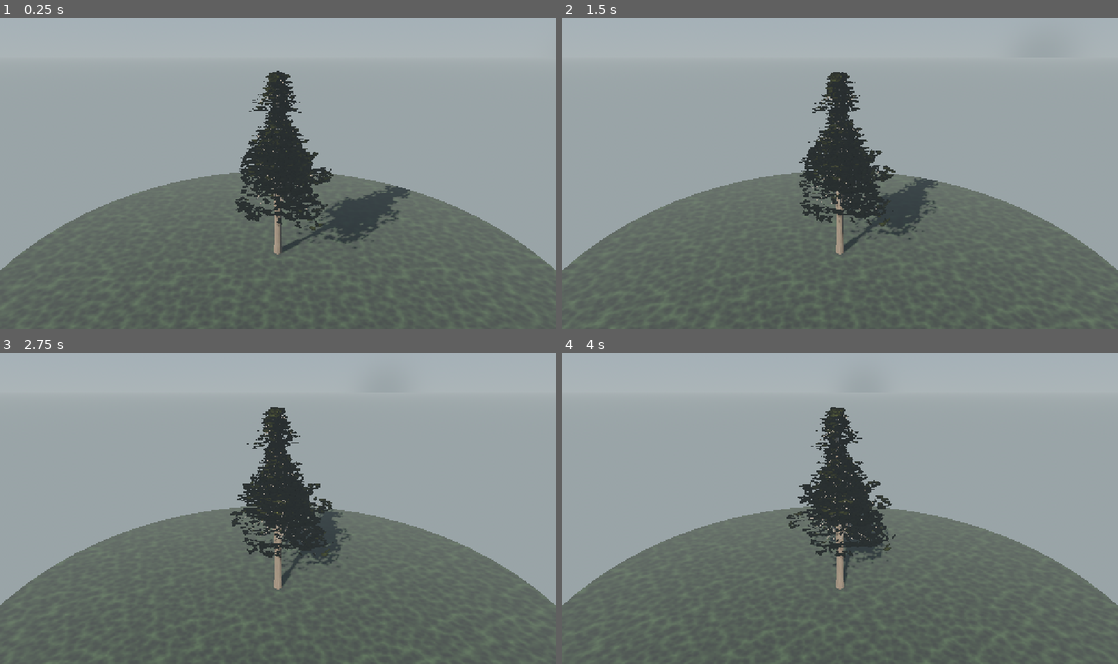
Above: before the commit, frames 1-4 (two rows, left to right).
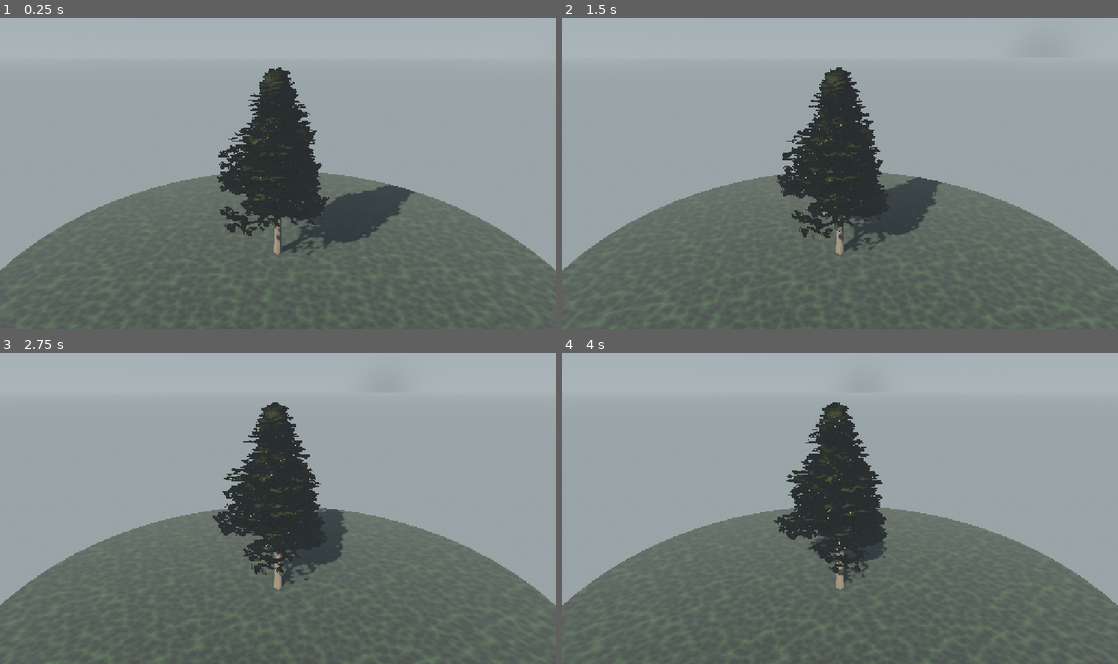
Above: after the commit, the same moments.

Repository: mehmetdem2005/Acik-dunya_oyun
Game: Godot game, scene res://scenes/world/pine_tree_scene.tscn
Two runs of this game, one before a commit and one after it. Both use one fixed random seed, a clock stepped at 60 frames per second and the inputs below. This scene is started directly instead of the project's main scene.
Inputs (mouse positions are in pixels of both pictures, inside the frame that each line leads up to):
- Up to frame 1 (0.25 s): no input
- Up to frame 2 (1.5 s): move the mouse to (962, 157) at 0.52 s; hold D 0.53-1.25 s; hold Shift 0.53-1.25 s; click (962, 157) at 0.67 s; tap Space at 0.77 s; drag from (728, 189) to (812, 235) at 1.27 s
- Up to frame 3 (2.75 s): move the mouse to (333, 440) at 2.02 s; hold D from 2.03 s (still down); hold Shift from 2.03 s (still down)
- Up to frame 4 (4 s): release D at 2.75 s; release Shift at 2.75 s; drag from (812, 570) to (673, 461) at 2.77 s; move the mouse to (1006, 555) at 3.52 s; hold A from 3.53 s (still down); hold Shift from 3.53 s (still down); tap Space at 3.77 s

The runs differ from the first frame. In frame 1, 3.4% of the frame differs, in the area x 39-75%, y 15-77%; in frame 2, 3.2%; in frame 3, 2.9%; in frame 4, 2.5%.

Commit message:
Self-render iterasyon C1-C2: dolgun/geniş/katmanlı taç + perf bütçesi
Godot'u kurup kendim render edip referansla kıyaslayarak iterasyon:
- Olgun preset patikliği azaltıldı (prune 0.30->0.12, dry 0.16->0.05,
  broken 0.08->0.03) -> dolu taç, yamalı/ölü değil.
- Profil pow(.,0.9)->pow(.,0.72)*~ + boy*1.12 -> geniş alt-orta tier.
- İğne: kart büyüdü (1.05+0.55fr), kapsama dengelendi (tüylü küme),
  whorl tier'leri ayrıldı (height*0.72, 5-8) -> katmanlı raf görünümü,
  alt sürgün sweep'i artırıldı (grav 0.40+0.7).
Üçgen ~42k (bütçe 150k -> bol perf). .godot/ + _shot.gd gitignore.

https://claude.ai/code/session_01SAupt6yXBr9DzE6Ykd1e1F

Diff:
--- a/mouse_open_world_clean_project/scripts/world/pine/pine_mesh.gd
+++ b/mouse_open_world_clean_project/scripts/world/pine/pine_mesh.gd
@@ -48,12 +48,12 @@
 				has_branch = true
 				# Kuru dal iğne taşımaz (yalnız odun çizilir).
 				if not bool(stem.get("dry", false)):
-					_sprigs(leaf, stem, nlen * 0.34, 1, light_bias)
+					_sprigs(leaf, stem, nlen * 0.42, 1, light_bias)
 		elif lvl == 2:
 			if lvl2_wood and not bool(stem.get("is_tip", false)):
 				_tube(branch, stem, maxi(3, int(sides / 4.0)), empty, 0.0, cfg)
 				has_branch = true
-			_sprigs(leaf, stem, nlen * 0.32, 2, light_bias)
+			_sprigs(leaf, stem, nlen * 0.40, 2, light_bias)
 		elif lvl == 3:
 			_sprigs(leaf, stem, nlen * 0.16, 3, light_bias)
 
@@ -187,17 +187,18 @@
 	var tip_full: bool = bool(stem.get("is_tip", false))
 	# İç kısım hafif çıplak, iğne dışta yoğun. Uç frond'lar TAM dolu
 	# (kel bırakma) -> taç dolgun, referans gibi.
-	var r0: float = lerp(0.28, 0.42, age)
-	var r1: float = lerp(0.55, 0.78, age)
+	# Açık/tüylü taç: iç boş, iğne dış ~%40'ta yuvarlak küme (uç=tam).
+	var r0: float = lerp(0.34, 0.50, age)
+	var r1: float = lerp(0.66, 0.86, age)
 	if lvl == 1:
-		r0 = lerp(0.24, 0.40, age)
-		r1 = lerp(0.60, 0.82, age)
+		r0 = lerp(0.40, 0.56, age)
+		r1 = lerp(0.74, 0.92, age)
 	# Seviye-bazlı rüzgâr flex'i (gövde 0 -> iğne ucu en çok).
 	var flex: float = 0.6
 	if lvl == 3:
 		flex = 1.0
 	var sun := Vector3(0.6, 0.0, 0.32).normalized()
-	var step := maxf(size * 0.42, 0.03)
+	var step := maxf(size * 0.32, 0.026)
 	var carry := 0.0
 	var idx := 0
 	for k in range(n - 1):
@@ -228,7 +229,7 @@
 					rt = rt.normalized()
 					# Renk: uca doğru taze açık yeşil, içte koyu/mat.
 					var shade: float = clampf(lerp(0.62, 1.14, fr) * tint, 0.48, 1.25)
-					_card(st, c, up * (size * (0.90 + 0.55 * fr)), rt * (size * (0.90 + 0.55 * fr) * 0.66), shade, flex, idx % 25)
+					_card(st, c, up * (size * (1.05 + 0.55 * fr)), rt * (size * (1.05 + 0.55 * fr) * 0.66), shade, flex, idx % 25)
 			# Uca doğru sıklaş; ışık yönüne göre asimetri.
 			var dstep := step / maxf(dens, 0.10)
 			if light_bias > 0.0:
--- a/mouse_open_world_clean_project/scripts/world/pine/pine_skeleton.gd
+++ b/mouse_open_world_clean_project/scripts/world/pine/pine_skeleton.gd
@@ -70,7 +70,7 @@
 	var dal_seg: int = int(cfg.get("dal_segment", 10))
 	var dal_yay: float = float(cfg.get("dal_yay", 0.16))
 	# Daha seyrek, belirgin whorl katmanları (açık koni silüet).
-	var tier_count: int = clampi(int(round(height * 0.95 / whorl_gap)), 6, 10)
+	var tier_count: int = clampi(int(round(height * 0.72 / whorl_gap)), 5, 8)
 	var lean: float = _rng.randf_range(-0.12, 0.12)
 	var lean_ph: float = _rng.randf() * TAU
 	var whorl_h: PackedFloat32Array = trunk["whorl_h"]
@@ -80,8 +80,9 @@
 		var tf := float(ti) / float(tier_count - 1)
 		var h01: float = clampf(lerp(crown_start, 0.95, tf) + _rng.randf_range(-0.012, 0.012), 0.0, 1.0)
 		# Koni: tepeye doğru tek-yönlü güçlü kısalma (orta şişlik yok).
-		var prof: float = pow(1.0 - tf, 0.9)
-		var blen := crown_radius * prof
+		# Alt-orta tier'ler uzun -> geniş, dolgun, billur taç (referans).
+		var prof: float = pow(1.0 - tf, 0.72) * (0.82 + 0.18 * smoothstep(0.0, 0.30, tf))
+		var blen := crown_radius * prof * 1.12
 		if blen < 0.16:
 			continue
 		whorl_h.append(h01)
@@ -123,7 +124,7 @@
 			if is_broken:
 				L *= brk_mul
 			# Alt tier'ler sert süpürür, üst tier'ler dik durur.
-			var grav := droop * (0.35 + 0.5 * (1.0 - tf))
+			var grav := droop * (0.40 + 0.7 * (1.0 - tf))
 			# knee=1.0 -> dal gövdeden YUKARI çıkıp sonra dışa kıvrılır.
 			var child := _grow(sp, dir, L, dal_seg, grav, 0.05, dal_yay, wob, 1.0)
 			whorl_az.append(h01)
--- a/mouse_open_world_clean_project/scripts/world/pine_tree.gd
+++ b/mouse_open_world_clean_project/scripts/world/pine_tree.gd
@@ -106,10 +106,10 @@
 
 	# Form ön ayarları (genç konik / olgun orman / açıkta yetişen).
 	var f_crown := crown_start_ratio
-	var f_pl := 0.30
-	var f_ph := 0.04
-	var f_dry := 0.16
-	var f_brk := 0.08
+	var f_pl := 0.12
+	var f_ph := 0.02
+	var f_dry := 0.05
+	var f_brk := 0.03
 	var f_droop := branch_droop
 	var f_el := -0.18
 	var f_eh := 0.55
